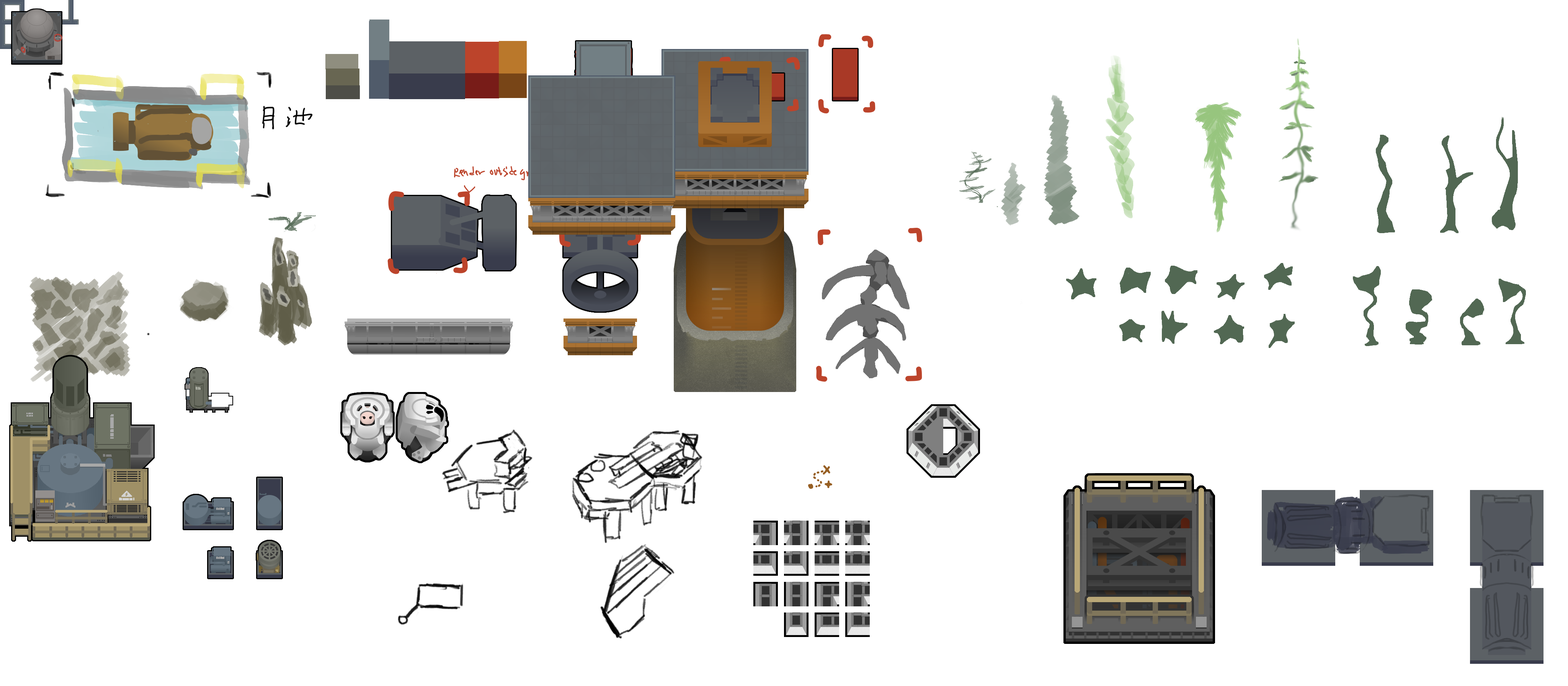
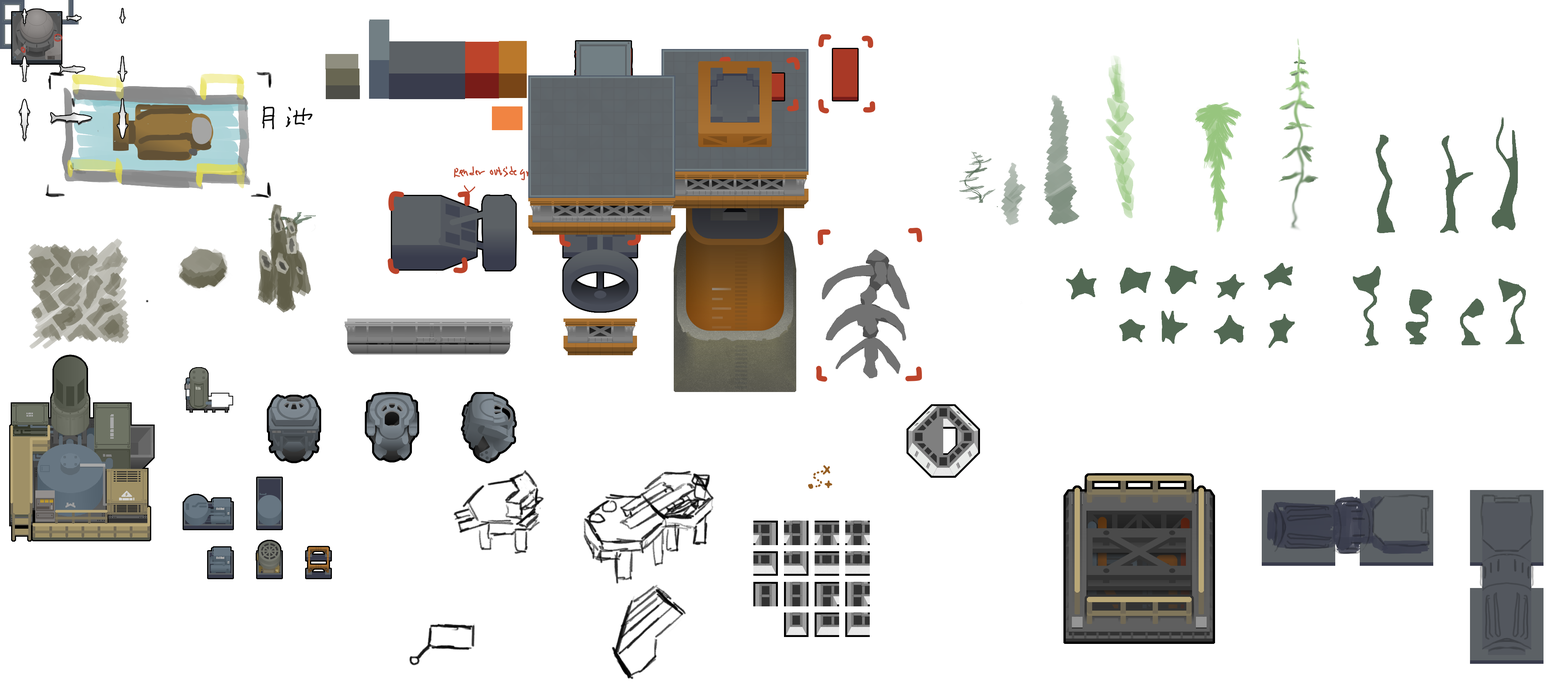
Before/after of a 1568×686 layered artwork. What changed in the layer stack:
added group "重型潛水服" with 98 layers above "群組 121" over (x1=18, y1=7, x2=715, y2=680)
added layer "副本自 南 mask" (multiply) in group "重型潛水服" over (x1=18, y1=7, x2=715, y2=680)
renamed "群組 200" to "東", moved it into group "重型潛水服" over (x1=18, y1=7, x2=715, y2=680)
painted on "顏料圖層 204" over (x1=18, y1=7, x2=715, y2=680)
painted on "顏料圖層 212" over (x1=18, y1=7, x2=715, y2=680)
painted on "副本自 顏料圖層 201 已合併" over (x1=18, y1=7, x2=715, y2=680)
painted on "顏料圖層 219" over (x1=18, y1=7, x2=715, y2=680)
painted on "顏料圖層 193" (2nd of 2, in "重型潛水服" › "東" › "群組 215") over (x1=361, y1=392, x2=539, y2=489)
added group "北" with 24 layers in group "重型潛水服" over (x1=18, y1=7, x2=715, y2=680)
added group "群組 190" (1st of 2, in "重型潛水服" › "北") with 18 layers in group "北" over (x1=18, y1=7, x2=715, y2=680)
added group "群組 152" (1st of 2, in "重型潛水服" › "北" › "群組 190") with 9 layers in group "群組 190" over (x1=18, y1=7, x2=715, y2=680)
added group "群組 169" (1st of 2, in "重型潛水服" › "北" › "群組 190" › "群組 152") with 2 layers in group "群組 152" over (x1=18, y1=7, x2=715, y2=680)
added layer "顏料圖層 168" (1st of 2, in "重型潛水服" › "北" › "群組 190" › "群組 152" › "群組 169") in group "群組 169" over (x1=18, y1=7, x2=715, y2=680)
renamed "潛水服" to "南", moved it into group "重型潛水服" over (x1=18, y1=7, x2=715, y2=680)
painted on "顏料圖層 187" over (x1=18, y1=7, x2=715, y2=680)
painted on "顏料圖層 186" over (x1=18, y1=7, x2=715, y2=680)
painted on "顏料圖層 162" over (x1=18, y1=7, x2=715, y2=680)
painted on "顏料圖層 168" (2nd of 2, in "重型潛水服" › "南" › "群組 190" › "群組 152" › "群組 169") over (x1=18, y1=7, x2=715, y2=680)
painted on "副本自 顏料圖層 158" over (x1=18, y1=7, x2=715, y2=680)
painted on "顏料圖層 164" (2nd of 2, in "重型潛水服" › "南" › "群組 190" › "群組 152") over (x1=18, y1=7, x2=715, y2=680)
painted on "顏料圖層 1" (8th of 10) over (x1=28, y1=204, x2=715, y2=680)
…and 83 more changes (46 added, 37 painted, 2 stack, 1 visibility)
